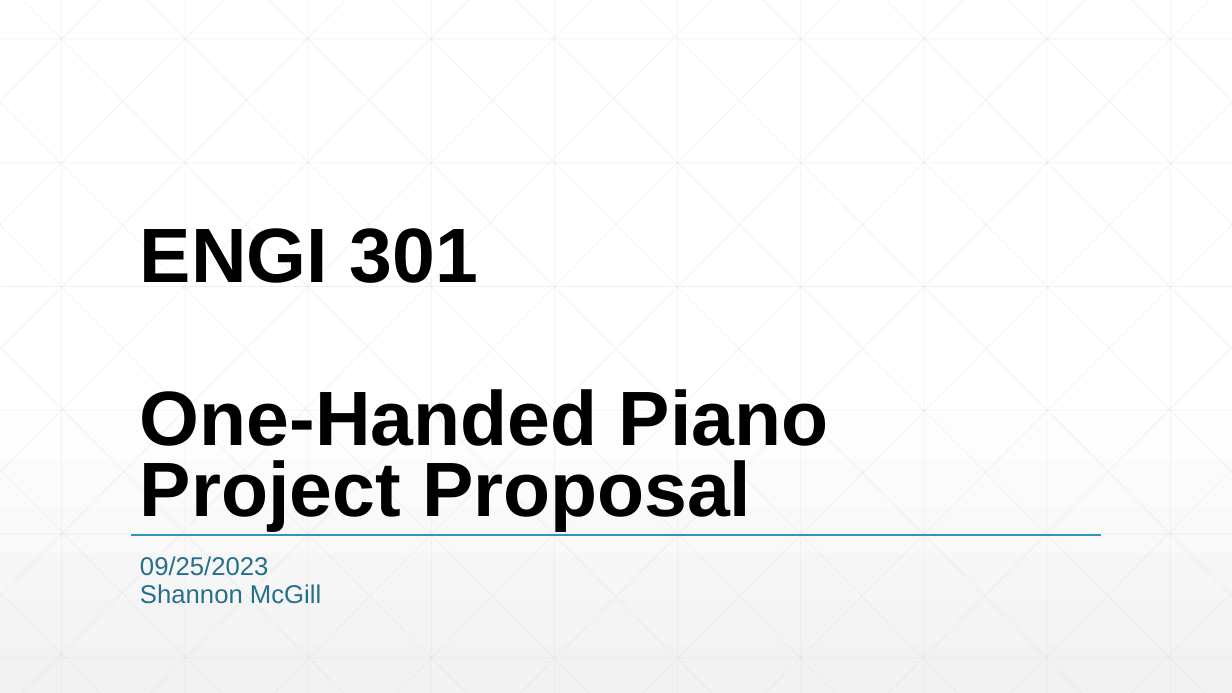
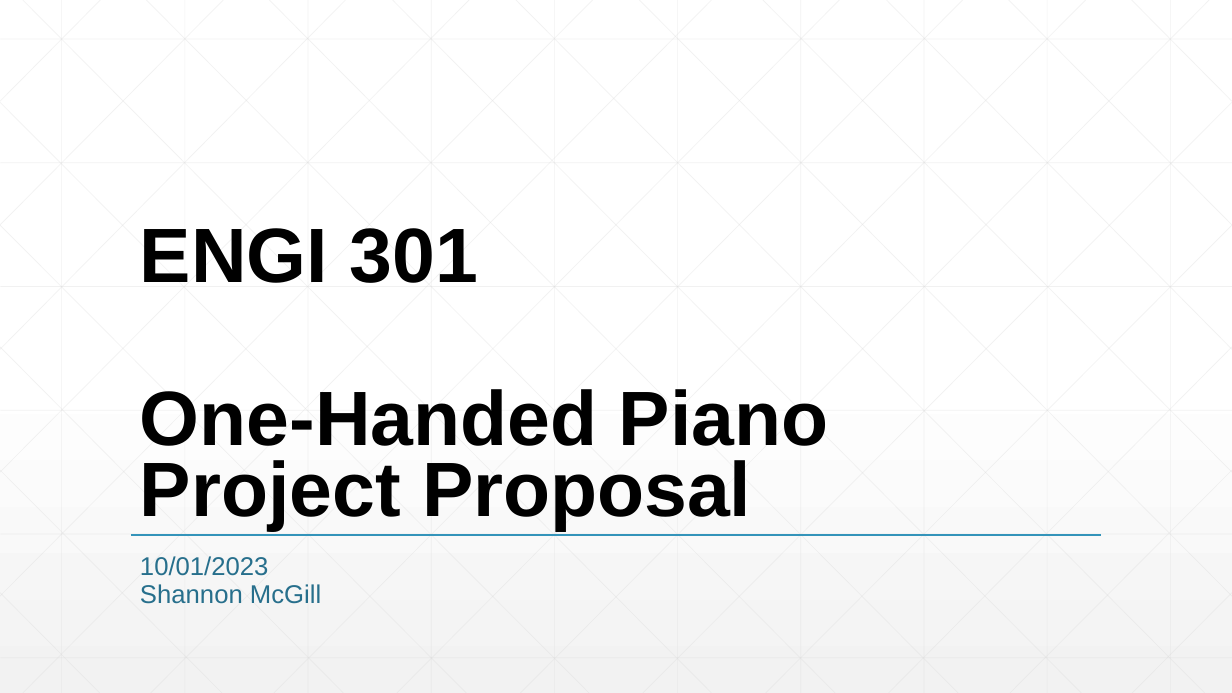
Before and after one commit to svm4/ENGI301, a slide deck: slide 1 of project_01/docs/McGill_ENGI301_project_01_proposal.pptx. Drawn at 1232x693 pixels with LibreOffice and Linux fonts; fonts in the diff are those of the drawing. Boxes give left, top, right and bottom in pixels: in the first picture for what was removed or moved away, otherwise in the second. Text is boxed around its words. In the diff, an @@ line names an element or a change of style, - is before the commit and + after.

Commit message:
Uploading updated project proposal and parts list

```diff
--- a/project_01/docs/McGill_ENGI301_project_01_proposal.pptx
+++ b/project_01/docs/McGill_ENGI301_project_01_proposal.pptx
@@ subtitle at box(140, 556, 269, 576): text changed @@
-09/25/2023
+10/01/2023
```
Also in this commit, not shown: 4 other slides changed, 1 slide added, 1 slide removed.
